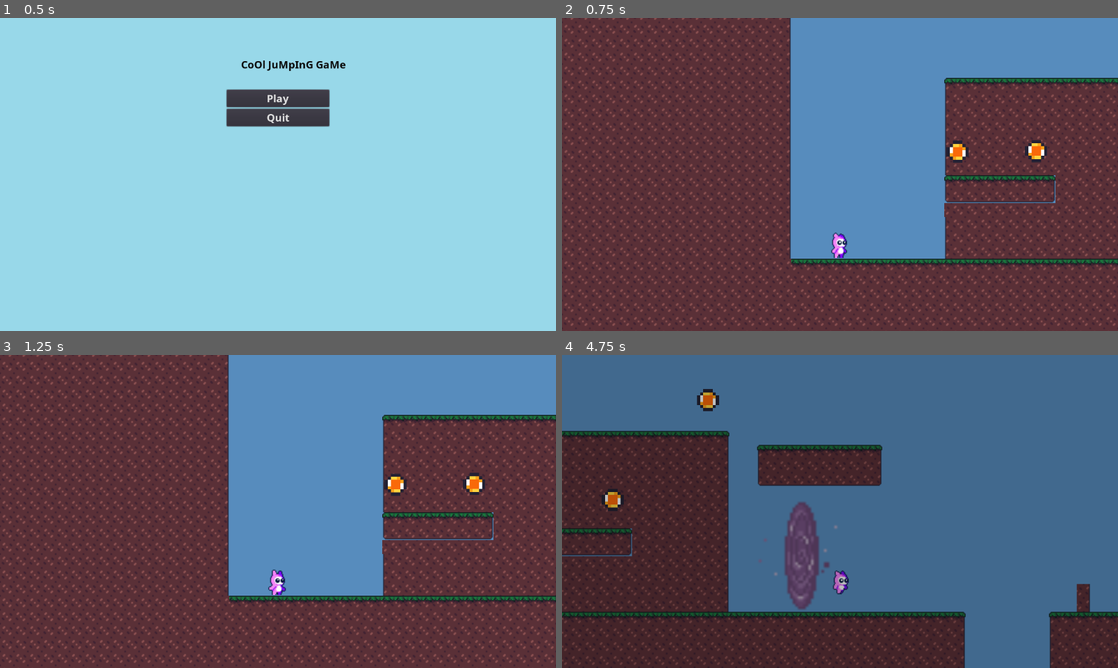
Above: before the commit, frames 1-4 (two rows, left to right).
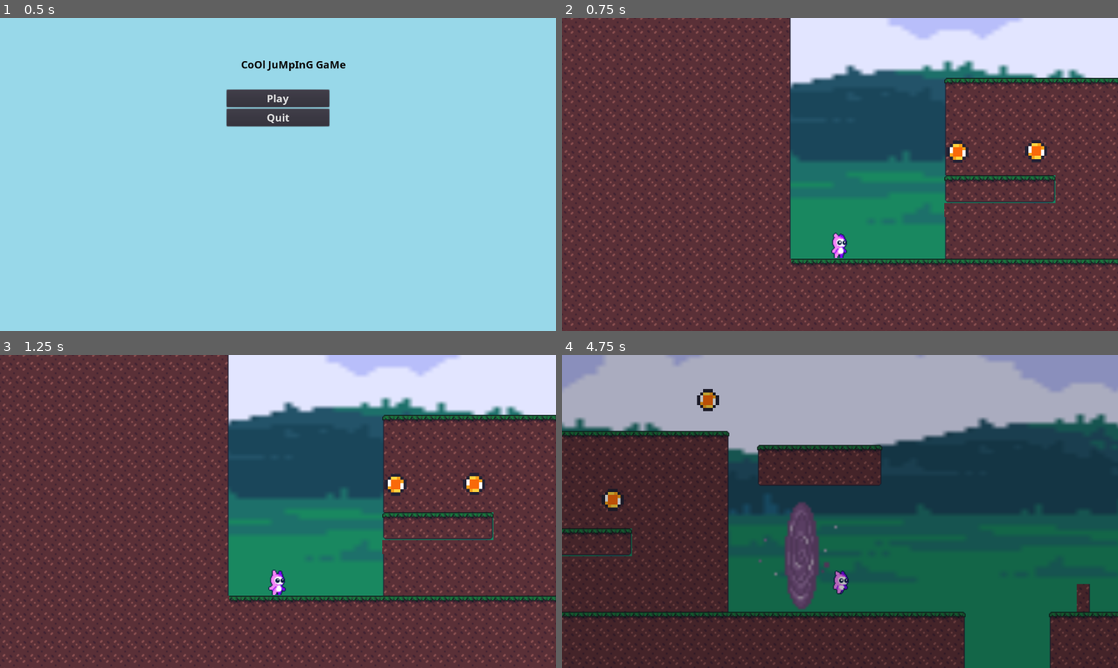
Above: after the commit, the same moments.

Repository: Mertric/2D-Video-game
Game: Godot game, scene res://Screen/MainScreen.tscn
The game is run twice, just before and just after one commit, with the same random seed, the same clock (stepped at 60 frames per second) and the same inputs.
Inputs:
- Up to frame 1 (0.5 s): no input
- Up to frame 2 (0.75 s): click "Play" at 0.5 s
- Up to frame 3 (1.25 s): no input
- Up to frame 4 (4.75 s): tap Enter at 1.25 s; hold D (right) 1.28-2.78 s; tap Space (jump) at 1.52, 2.27, 3.77, 4.52 s; hold A (left) 2.78-3.53 s; hold D (right) from 3.53 s (still down)

Frame 1 is identical in both runs. In frame 2, 27% of the frame differs, in the area x 41-100%, y 0-77%; in frame 3, 27%; in frame 4, 62%, in the area x 0-100%, y 0-100%.

Commit message:
added clouds, hills, and grass  to Level
more background images are added to Level

Diff:
--- a/2D Platformer/src/Levels/Level.tscn
+++ b/2D Platformer/src/Levels/Level.tscn
@@ -9,6 +9,9 @@
 [ext_resource path="res://src/Levels/Level2TestForTele.tscn" type="PackedScene" id=7]
 [ext_resource path="res://src/Objects/FallCollision.tscn" type="PackedScene" id=8]
 [ext_resource path="res://Assets/LevelAssets/background/sky.png" type="Texture" id=9]
+[ext_resource path="res://Assets/LevelAssets/background/clouds.png" type="Texture" id=10]
+[ext_resource path="res://Assets/LevelAssets/background/hills.png" type="Texture" id=11]
+[ext_resource path="res://Assets/LevelAssets/background/grass.png" type="Texture" id=12]
 
 [sub_resource type="RectangleShape2D" id=1]
 extents = Vector2( 64, 16 )
@@ -244,14 +247,40 @@
 [node name="ParallaxBackground" type="ParallaxBackground" parent="."]
 
 [node name="Blue Sky" type="ParallaxLayer" parent="ParallaxBackground"]
-motion_mirroring = Vector2( 800, 1232 )
+motion_mirroring = Vector2( 800, 880 )
 
 [node name="Sprite" type="Sprite" parent="ParallaxBackground/Blue Sky"]
-position = Vector2( -1.52588e-05, 0 )
-scale = Vector2( 10, 7 )
+position = Vector2( -2.1684e-19, 0 )
+scale = Vector2( 10, 5 )
 texture = ExtResource( 9 )
 centered = false
 
+[node name="Clouds" type="ParallaxLayer" parent="ParallaxBackground"]
+motion_mirroring = Vector2( 640, 0 )
+
+[node name="Sprite" type="Sprite" parent="ParallaxBackground/Clouds"]
+position = Vector2( 16, 0 )
+scale = Vector2( 8, 5 )
+texture = ExtResource( 10 )
+centered = false
+
+[node name="Hills" type="ParallaxLayer" parent="ParallaxBackground"]
+motion_mirroring = Vector2( 640, 0 )
+
+[node name="Sprite" type="Sprite" parent="ParallaxBackground/Hills"]
+position = Vector2( 0, 56 )
+scale = Vector2( 8, 5 )
+texture = ExtResource( 11 )
+centered = false
+
+[node name="Grass" type="ParallaxLayer" parent="ParallaxBackground"]
+motion_mirroring = Vector2( 640, 0 )
+
+[node name="Sprite" type="Sprite" parent="ParallaxBackground/Grass"]
+position = Vector2( 288, 424 )
+scale = Vector2( 8, 6 )
+texture = ExtResource( 12 )
+
 [editable path="Objective"]
 
 [editable path="Objective2"]
Not shown, changed: 2D Platformer/.mono/metadata/ide_messaging_meta.txt
Not shown: 1 places in 2D Platformer/src/Levels/Level.tscn that only renumber resources
